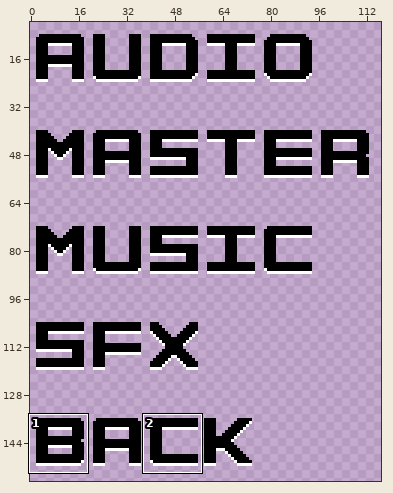
One commit to this pixel-art file: Assets/Sprites/UI/Buttons/Audio_Settings_Text.aseprite. The picture above shows the old version from afar; the outline marks the close-up.
Close-up. First the earlier version:
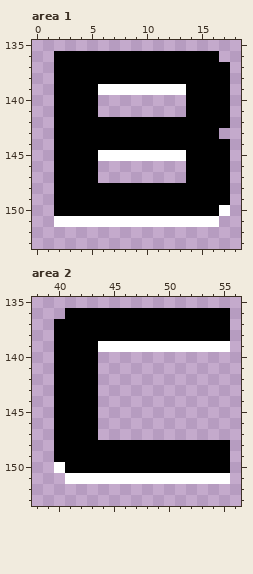
238x160 pixels, 1 frame. Shown: area 1: x 0..18, y 135..153; area 2: x 38..56, y 135..153. The wide view leaves out empty margins. The commit also changed other parts of the picture, which this record leaves out.
New version:
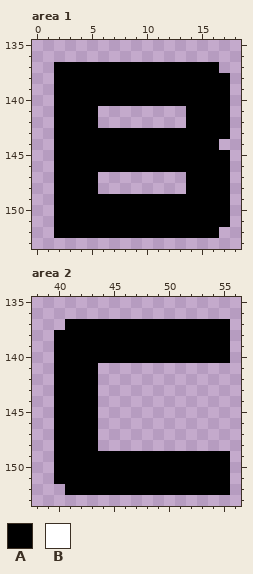
Palette (. is transparent): A #000000  B #ffffff
Diff:
--- area 1, layer "Text"
@@ x 0..18 @@
 135 ...................
-136 ..AAAAAAAAAAAAAAA..
-137 ..AAAAAAAAAAAAAAAA.
+136 ...................
+137 ..AAAAAAAAAAAAAAA..
 138 ..AAAAAAAAAAAAAAAA.
-139 ..AAAABBBBBBBBAAAA.
-140 ..AAAA........AAAA.
+139 ..AAAAAAAAAAAAAAAA.
+140 ..AAAAAAAAAAAAAAAA.
 141 ..AAAA........AAAA.
-142 ..AAAAAAAAAAAAAAAA.
-143 ..AAAAAAAAAAAAAAA..
-144 ..AAAAAAAAAAAAAAAA.
-145 ..AAAABBBBBBBBAAAA.
-146 ..AAAA........AAAA.
+142 ..AAAA........AAAA.
+143 ..AAAAAAAAAAAAAAAA.
+144 ..AAAAAAAAAAAAAAA..
+145 ..AAAAAAAAAAAAAAAA.
+146 ..AAAAAAAAAAAAAAAA.
 147 ..AAAA........AAAA.
-148 ..AAAAAAAAAAAAAAAA.
+148 ..AAAA........AAAA.
 149 ..AAAAAAAAAAAAAAAA.
-150 ..AAAAAAAAAAAAAAAB.
-151 ..BBBBBBBBBBBBBBB..
-152 ...................
+150 ..AAAAAAAAAAAAAAAA.
+151 ..AAAAAAAAAAAAAAAA.
+152 ..AAAAAAAAAAAAAAA..
 153 ...................
--- area 2, layer "Text"
@@ x 38..56 @@
 135 ...................
-136 ...AAAAAAAAAAAAAAA.
-137 ..AAAAAAAAAAAAAAAA.
+136 ...................
+137 ...AAAAAAAAAAAAAAA.
 138 ..AAAAAAAAAAAAAAAA.
-139 ..AAAABBBBBBBBBBBB.
-140 ..AAAA.............
+139 ..AAAAAAAAAAAAAAAA.
+140 ..AAAAAAAAAAAAAAAA.
 141 ..AAAA.............
@@ x 38..56 @@
 147 ..AAAA.............
-148 ..AAAAAAAAAAAAAAAA.
+148 ..AAAA.............
 149 ..AAAAAAAAAAAAAAAA.
-150 ..BAAAAAAAAAAAAAAA.
-151 ...BBBBBBBBBBBBBBB.
-152 ...................
+150 ..AAAAAAAAAAAAAAAA.
+151 ..AAAAAAAAAAAAAAAA.
+152 ...AAAAAAAAAAAAAAA.
 153 ...................
Where, in picture pixels (left, top, right, bottom), the same in both close-ups:
changed: (54, 51, 230, 238)
changed: (54, 308, 230, 363)
changed: (54, 440, 230, 495)
